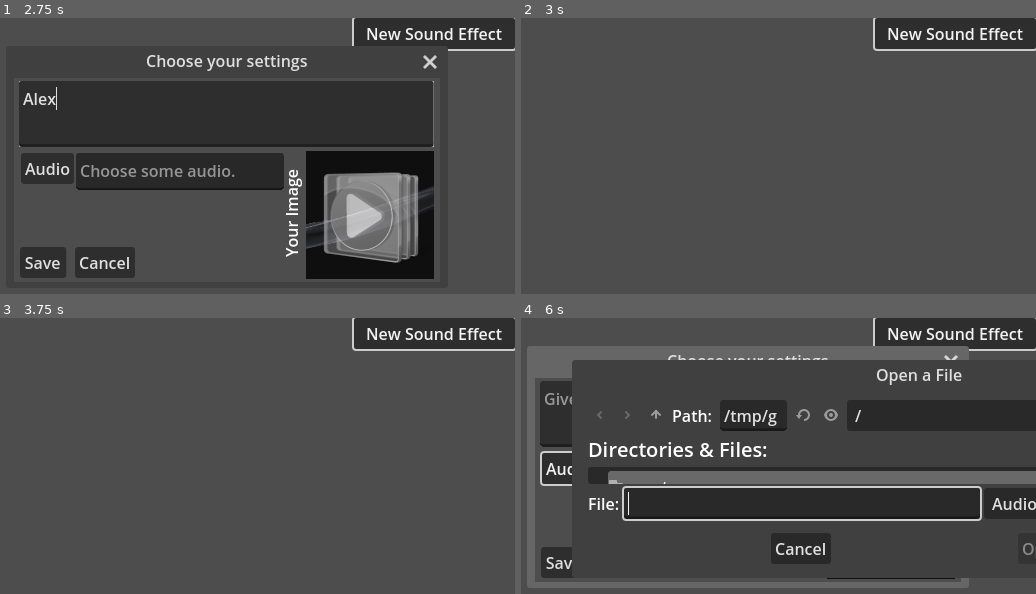
Above: before the commit, frames 1-4 (two rows, left to right).
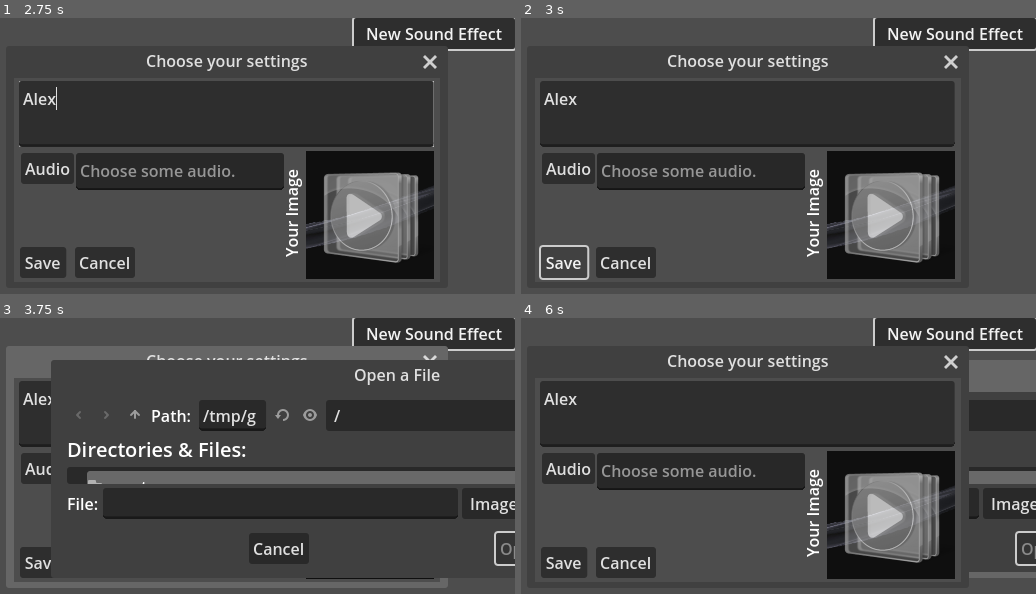
Above: after the commit, the same moments.

Repository: Pacomatic1/Pacos_Simple_GD_Soundboard
Game: Godot game, scene res://assets/scenes/playloadwindow/playaudiowindow.tscn
Same seed, same stepped clock (60 frames per second), same inputs: the game is played once before the commit and once after it.
Inputs (mouse positions are in pixels of both pictures, inside the frame that each line leads up to):
- Up to frame 1 (2.75 s): tap Enter at 0.5 s; click "New Sound Effect" at 1.25 s; click (226, 114) at 2.02 s; type "Alex" at 2.1 s
- Up to frame 2 (3 s): click "Save" at 2.75 s
- Up to frame 3 (3.75 s): click (370, 513) at 3.52 s
- Up to frame 4 (6 s): click "New Sound Effect" (after the commit: "Audio") at 4.25 s; click "Audio" at 5 s; click (891, 513) at 5.75 s

Frame 1 is identical in both runs. In frame 2, 39% of the frame differs, in the area x 3-87%, y 10-95%; in frame 3, 34%; in frame 4, 33%.
Error after the commit: Parse Error: Expected indented block after "if" block. (res://assets/scenes/globalmodule/globalthingscode.gd:24)

Commit message:
Image saves and some small things
Finished up image support (for saving not loading) and removed some filetypes for images that I can't test?

Diff:
--- a/assets/scenes/audiocustomizewindow/audiocustomizewindow.gd
+++ b/assets/scenes/audiocustomizewindow/audiocustomizewindow.gd
@@ -30,7 +30,7 @@
 var image_file_selected_has_been_connected
 func when_imgsel_button_pressed():
 	add_child(image_file_dialog.instantiate())
-	$"ImageDialog".add_filter("*.tga, *.hdr, *.webp, *.jpeg, *.jpg, *.png","Images")
+	$"ImageDialog".add_filter("*.webp, *.jpeg, *.jpg, *.png","Images")
 	if not image_file_selected_has_been_connected:
 		$"ImageDialog".file_selected.connect(when_image_file_selected)
 	image_file_selected_has_been_connected = true
--- a/assets/scenes/globalmodule/globalthingscode.gd
+++ b/assets/scenes/globalmodule/globalthingscode.gd
@@ -19,12 +19,13 @@
 	# This part will start with the title.
 	var titlefile = FileAccess.open("user://profiles/" + CurrentProfile + "/soundeffects/" + UniqueSoundID + "/title.txt", FileAccess.WRITE)
 	titlefile.store_string(SoundTitle)
+	# Now for the image.
+	var ImageToStore = Image.load_from_file(ImagePath) # Get the image.
+	if ImagePath == "res://assets/themes/default/unchosenaudioimage.png":
+		 # Get the image.
+	ImageToStore.save_png("user://profiles/" + CurrentProfile + "/soundeffects/" + UniqueSoundID + "/coverimage.png")
+	print("Save complete.")
 	emit_signal("sound_has_been_saved")
-	# Now for the image.
-	var ImageToStore = Image.load_from_file(ImagePath)
-	# TODO: Convert from thingy to PNG
-	ImageToStore.save_png("user://profiles/" + CurrentProfile + "/soundeffects/" + UniqueSoundID + "/")
-	print("Save complete.")
 	print("You can find the sound at " + "user://profiles/" + CurrentProfile + "/soundeffects/" + UniqueSoundID)
 func PlayAudioFile(pathtofile):
 	# Call this function, with whatever path you desire. Then it will do the thing.
